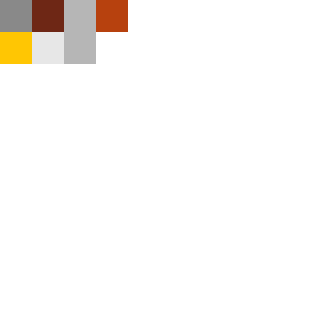
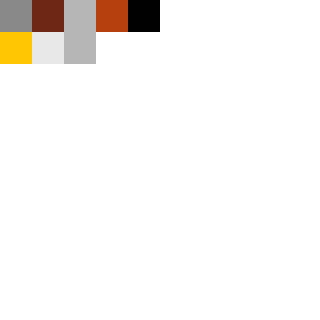
Two versions of the same layered image (w=320, h=320). Layer-by-layer changes:
added layer "Rectangle 8" above "Rectangle 7" over 128, 0, 160, 32
